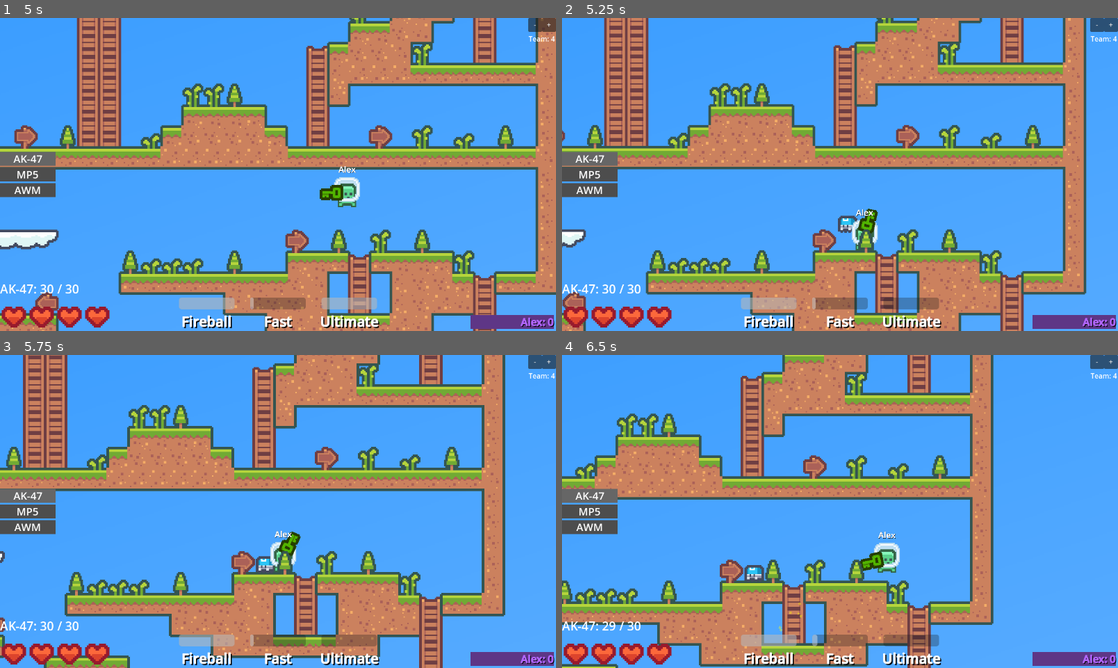
Above: before the commit, frames 1-4 (two rows, left to right).
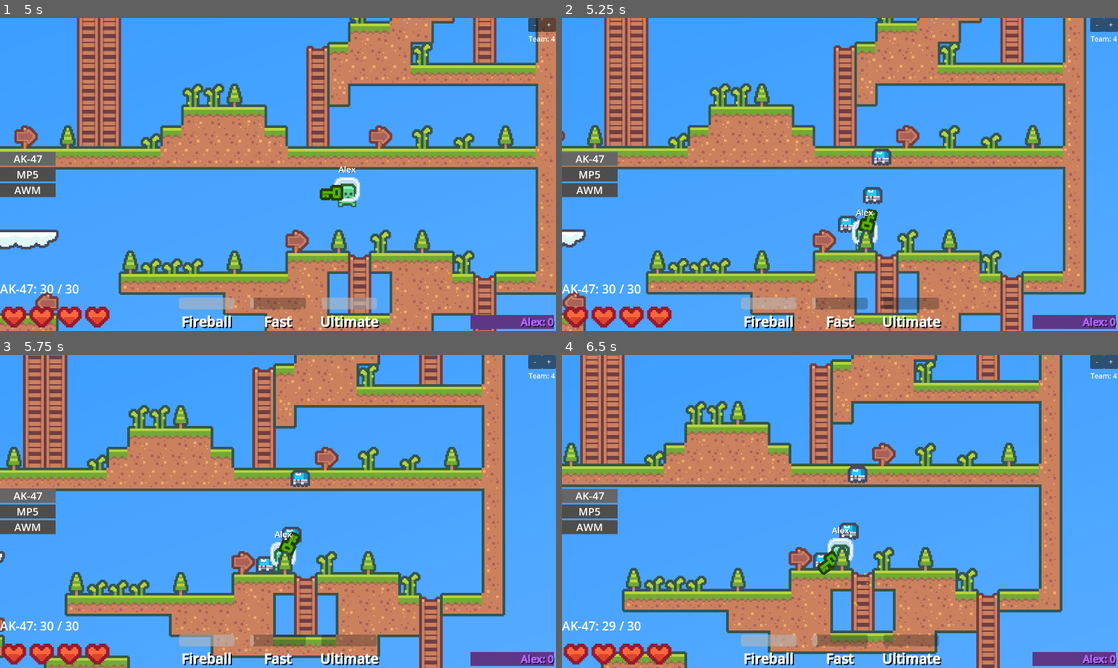
Above: after the commit, the same moments.

Repository: F1zzy31f/Glob-Game
Game: Godot game, scene res://scenes/MainMenu.tscn
Same seed, same stepped clock (60 frames per second), same inputs: the game is played once before the commit and once after it.
Inputs (mouse positions are in pixels of both pictures, inside the frame that each line leads up to):
- Up to frame 1 (5 s): click (278, 136) at 0.52 s; type "Alex" at 0.6 s; click "Play" at 1.25 s; click (278, 136) at 2.02 s; type "12" at 2.1 s; click "Host Game" at 2.75 s; tap Enter at 3.5 s; move the mouse to (400, 158) at 3.52 s; hold D (move_right) from 3.53 s (still down); tap Q (ability_active_1) at 3.6 s; tap Space (jump) at 3.77, 4.52 s; move the mouse to (166, 190) at 4.27 s; tap E (ability_active_2) at 4.35 s
- Up to frame 2 (5.25 s): move the mouse to (895, 105) at 5.02 s; release D (move_right) at 5.03 s; hold A (move_left) from 5.03 s (still down); tap Z (ability_ultimate) at 5.1 s
- Up to frame 3 (5.75 s): keep holding A (move_left)
- Up to frame 4 (6.5 s): move the mouse to (812, 574) at 5.77 s; release A (move_left) at 5.78 s; hold D (move_right) from 5.78 s (still down); click (812, 574) at 5.85 s; tap Space (jump) at 6.02 s

Frame 1 is identical in both runs. In frame 2, 0.4% of the frame differs, in the area x 54-60%, y 41-60%; in frame 3, 0.3%; in frame 4, 49%, in the area x 0-90%, y 0-100%.

Commit message:
Not one but THREE goblins

Diff:
--- a/scenes/Player.tscn
+++ b/scenes/Player.tscn
@@ -186,6 +186,7 @@
 style = 1
 
 [node name="Fireball" parent="Abilities" instance=ExtResource("6_1ee1w")]
+active_recharge = 0
 
 [node name="Fast" parent="Abilities" instance=ExtResource("6_1ee1w")]
 style = 1
@@ -197,7 +198,7 @@
 style = 2
 ultimate_charge = true
 summon_scene = ExtResource("7_qhgxf")
-summon_count = 1
+summon_count = 3
 
 [node name="CanvasLayer" type="CanvasLayer" parent="."]
 
